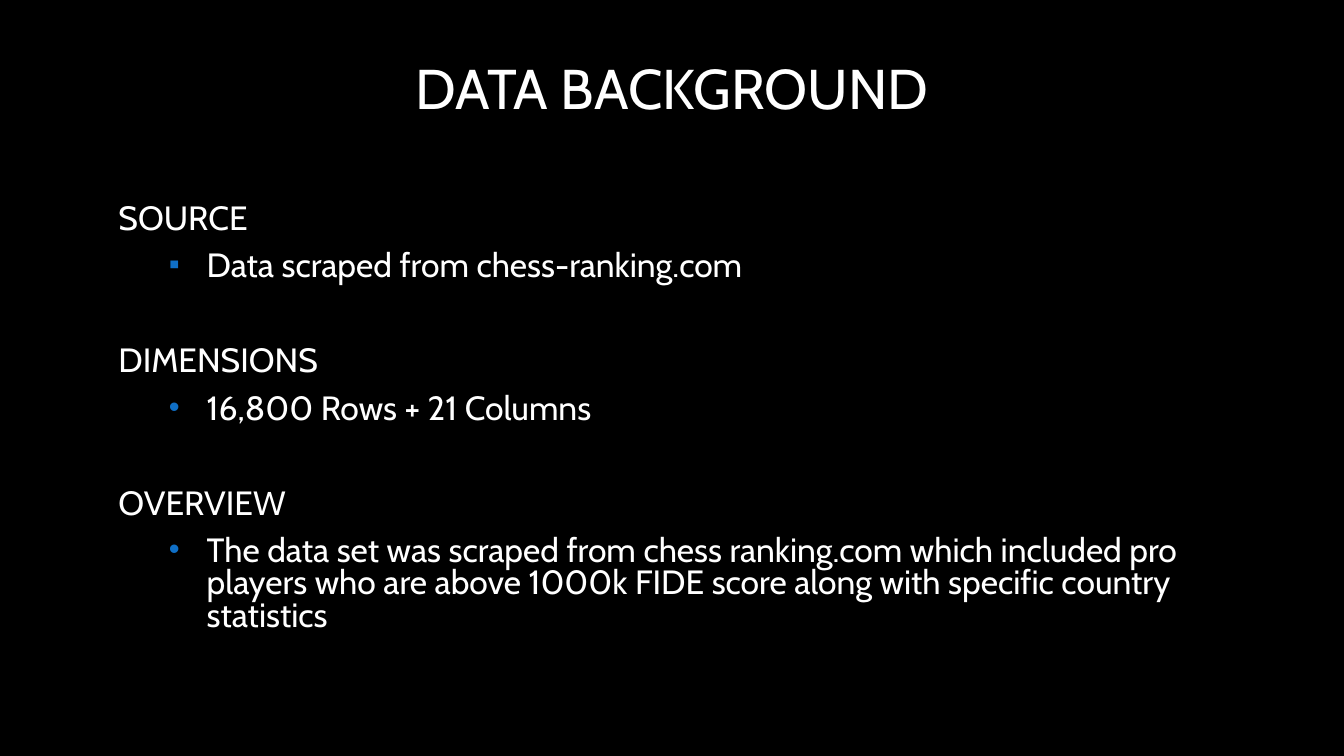
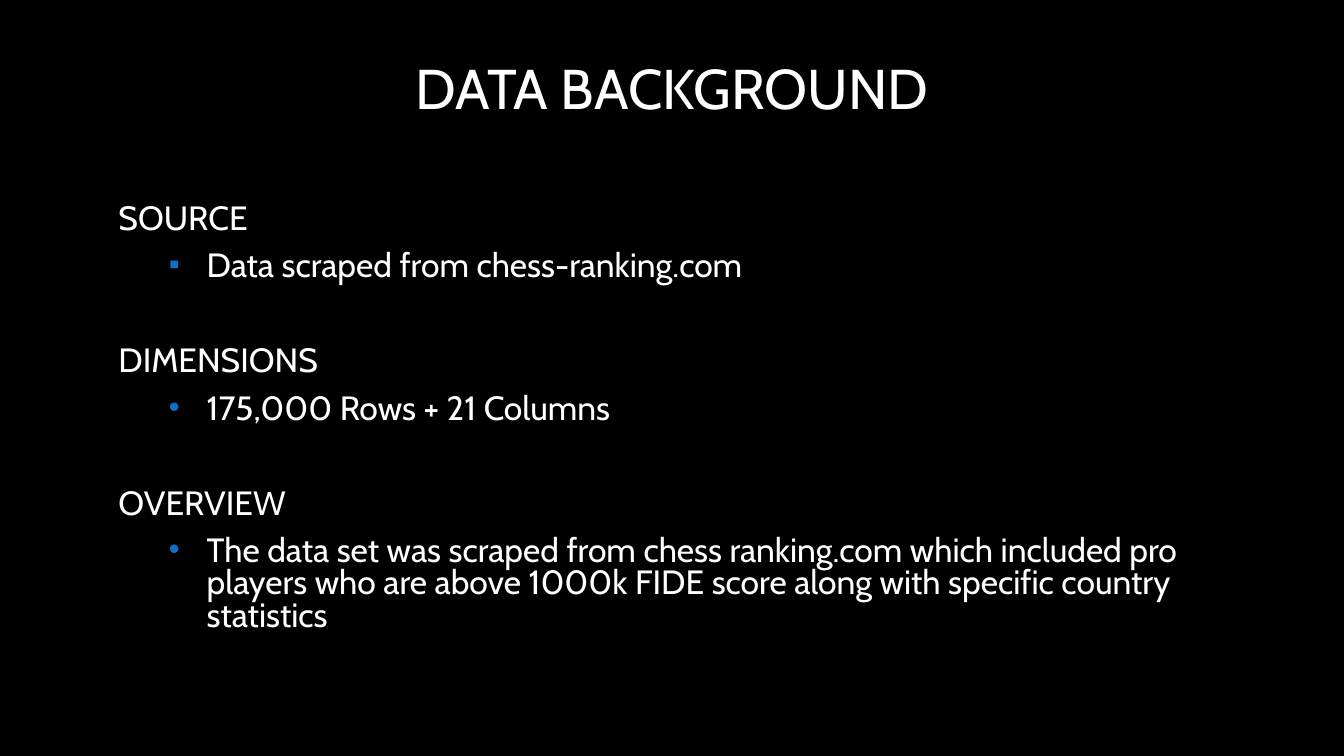
Before and after one commit to chriseverts/chess_project, a slide deck: slide 1 of chess.pptx. Drawn at 1344x756 pixels with LibreOffice and Linux fonts; fonts in the diff are those of the drawing; background and template pictures are left out. Boxes give left, top, right and bottom in pixels: in the first picture for what was removed or moved away, otherwise in the second. Text is boxed around its words. In the diff, an @@ line names an element or a change of style, - is before the commit and + after.

```diff
--- a/chess.pptx
+++ b/chess.pptx
@@ subtitle at [207,394,610,424]: text changed @@
-  • 16,800 Rows + 21 Columns
+  • 175,000 Rows + 21 Columns
```
Also in this commit, not shown: 2 other files.
